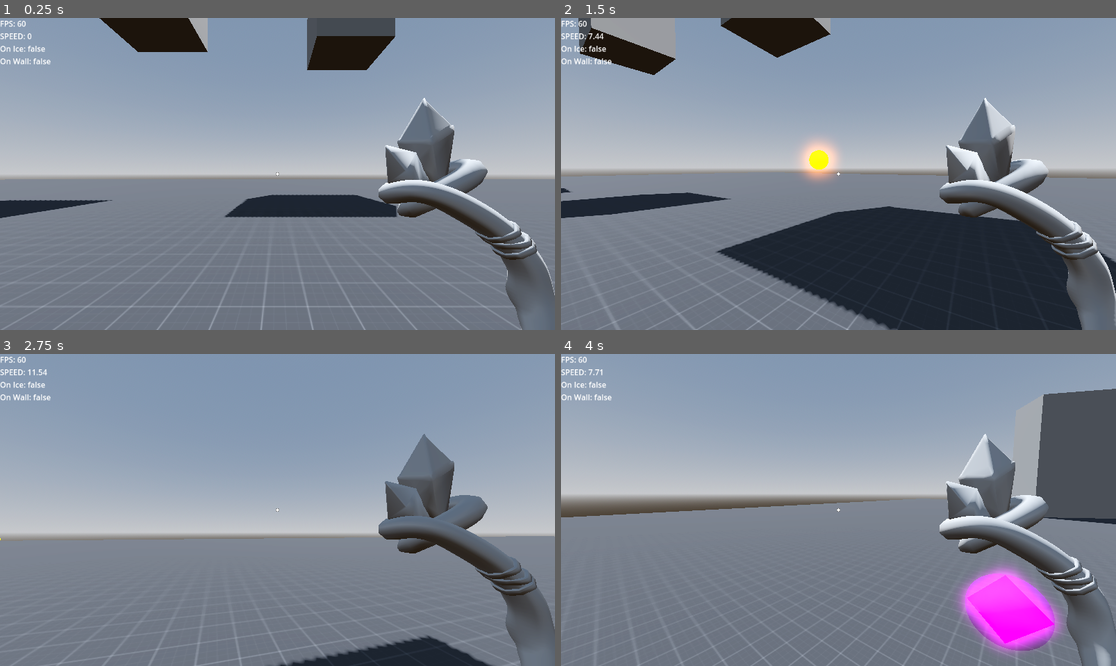
Above: before the commit, frames 1-4 (two rows, left to right).
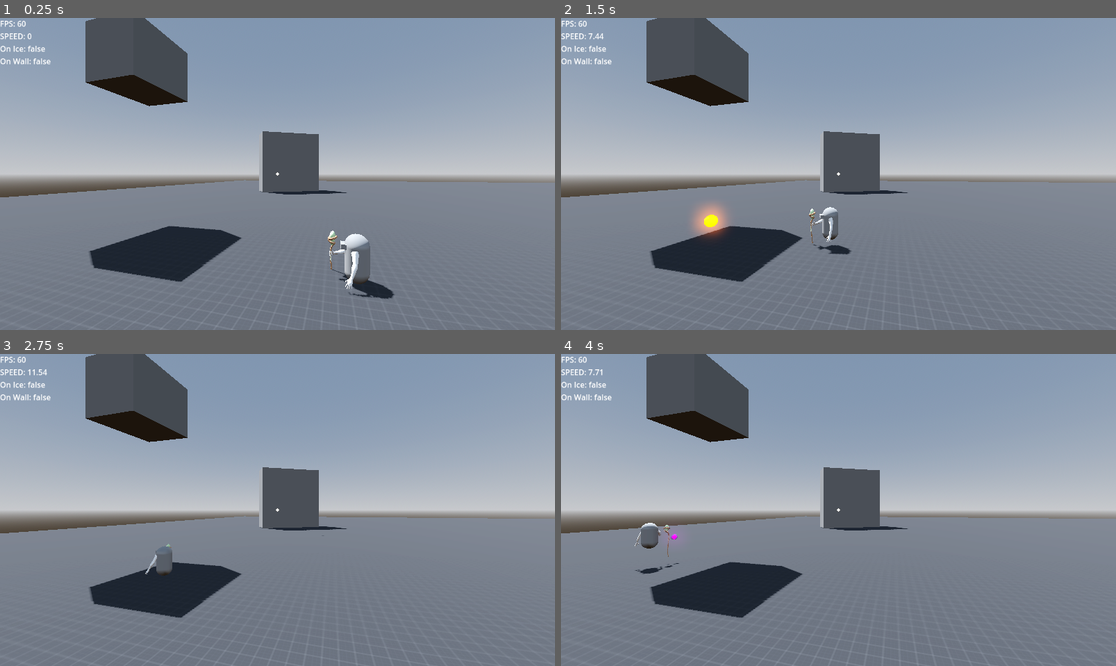
Above: after the commit, the same moments.

Repository: ChrisMuray/MovementMage
Game: Godot game, scene res://Levels/Sandbox.tscn
Two runs of this game, one before a commit and one after it. Both use one fixed random seed, a clock stepped at 60 frames per second and the inputs below.
Inputs (mouse positions are in pixels of both pictures, inside the frame that each line leads up to):
- Up to frame 1 (0.25 s): no input
- Up to frame 2 (1.5 s): tap Enter at 0.5 s; move the mouse to (866, 174) at 0.52 s; hold Ctrl (crouch) 0.53-1.28 s; hold W (move_forward) from 0.53 s (still down); tap Space (jump) at 0.77 s; move the mouse to (810, 174) at 1.27 s; tap F (fireball) at 1.35 s
- Up to frame 3 (2.75 s): keep holding W (move_forward); tap Space (jump) at 1.52 s; move the mouse to (288, 503) at 2.02 s; press the mouse at (288, 503) at 2.03 s
- Up to frame 4 (4 s): keep holding W (move_forward); move the mouse to (832, 516) at 2.77 s; release the mouse at (832, 516) at 2.78 s; right-click (832, 516) at 2.85 s; tap Space (jump) at 3.02, 3.77 s; move the mouse to (877, 513) at 3.52 s; tap R (repulse) at 3.6 s

The runs differ from the first frame. In frame 1, 24% of the frame differs, in the area x 0-100%, y 0-100%; in frame 2, 41%; in frame 3, 24%; in frame 4, 30%.

Commit message:
wand and arms

Diff:
--- a/Levels/Sandbox.tscn
+++ b/Levels/Sandbox.tscn
@@ -88,3 +88,4 @@
 
 [node name="Camera3D" type="Camera3D" parent="."]
 transform = Transform3D(0.258819, 0, -0.965926, 0, 1, 0, 0.965926, 0, 0.258819, 18, 5, 0)
+current = true
--- a/Player/Player.gd
+++ b/Player/Player.gd
@@ -129,9 +129,6 @@
 			velocity.x = hv.x
 			velocity.z = hv.z
 
-
-
-
 	## ABILITIES
 	if Input.is_action_just_pressed("fireball"):
 		shoot(fireball_scene)
--- a/Player/Player.tscn
+++ b/Player/Player.tscn
@@ -6,6 +6,7 @@
 [ext_resource type="PackedScene" uid="uid://ditllddlclp58" path="res://Fireball/Fireball.tscn" id="3_lujqw"]
 [ext_resource type="PackedScene" uid="uid://10fnp841kyh0" path="res://Repulsor/Repulsor.tscn" id="4_hgjck"]
 [ext_resource type="PackedScene" uid="uid://ckeoa2fi7ff3f" path="res://Player/Staff.tscn" id="5_d7anl"]
+[ext_resource type="PackedScene" uid="uid://cs5roo6w80cj2" path="res://Assets/Models/TestMage.glb" id="6_c33f7"]
 
 [sub_resource type="CapsuleMesh" id="CapsuleMesh_nppyd"]
 
@@ -55,7 +56,39 @@
 collide_with_areas = true
 
 [node name="Staff" parent="CameraPivot/Camera3D" instance=ExtResource("5_d7anl")]
-transform = Transform3D(0.469846, -0.17101, 0, 0.168412, 0.462708, 0.0868241, -0.0296956, -0.0815879, 0.492404, 1, -0.7, -0.7)
+transform = Transform3D(-0.497637, -0.047917, -0.0078537, -0.0479229, 0.497698, 0, 0.00781755, 0.000752744, -0.499938, 0.896, -1.011, -0.987)
+
+[node name="TestMage" parent="CameraPivot/Camera3D" instance=ExtResource("6_c33f7")]
+transform = Transform3D(-0.5, 0, 4.37114e-08, 0, 0.5, 0, -4.37114e-08, 0, -0.5, 0, -0.766, -0.141)
+
+[node name="BoneRot" parent="CameraPivot/Camera3D/TestMage" index="0"]
+transform = Transform3D(1, 0, -5.86198e-14, 0, 1, 0, -1.77636e-15, 0, 1, 8.52651e-14, -8.9407e-08, -3)
+
+[node name="Skeleton3D" parent="CameraPivot/Camera3D/TestMage/Armature" index="0"]
+bones/1/rotation = Quaternion(-0.0345761, 0.0175281, 0.963638, -0.264384)
+bones/24/rotation = Quaternion(0.0759629, 0.38101, 0.902421, 0.186273)
+bones/25/rotation = Quaternion(0.360833, -0.0417814, 0.177004, 0.914726)
+bones/26/rotation = Quaternion(0.0532888, -0.00533679, -0.0912217, 0.994389)
+bones/28/rotation = Quaternion(0.621708, 0.0249173, -0.0886541, 0.777816)
+bones/29/rotation = Quaternion(0.646064, 0.089717, 0.0427959, 0.756783)
+bones/30/rotation = Quaternion(0.653817, 0.080149, -0.00609807, 0.752371)
+bones/31/rotation = Quaternion(-0.366786, -0.647314, -0.370343, 0.556146)
+bones/32/rotation = Quaternion(0.085221, -0.035419, -0.0311647, 0.995245)
+bones/35/rotation = Quaternion(0.588128, -0.0055949, -0.122792, 0.799372)
+bones/36/rotation = Quaternion(0.657186, 0.0866032, -0.0302403, 0.748126)
+bones/37/rotation = Quaternion(0.609989, 0.0554385, -0.00144077, 0.790467)
+bones/39/rotation = Quaternion(0.641055, -0.00134949, -0.134857, 0.755553)
+bones/40/rotation = Quaternion(0.623824, 0.055507, -0.00330927, 0.779585)
+bones/41/rotation = Quaternion(0.679014, 0.109468, 0.00337387, 0.72591)
+bones/43/rotation = Quaternion(0.630519, 0.0409763, -0.0379682, 0.774161)
+bones/44/rotation = Quaternion(0.636749, 0.0220574, 0.015041, 0.770609)
+bones/45/rotation = Quaternion(0.595433, 0.0129469, -0.00476231, 0.803286)
+bones/46/rotation = Quaternion(0.488862, -0.513462, 0.414835, 0.570335)
+bones/50/position = Vector3(-0.731782, 0.539549, 1.55061)
+bones/50/rotation = Quaternion(0.0739177, 0.246368, 0.96617, 0.0188486)
+
+[node name="AnimationPlayer" parent="CameraPivot/Camera3D/TestMage" index="3"]
+speed_scale = 6.0
 
 [node name="CenterContainer" type="CenterContainer" parent="."]
 anchors_preset = 15
@@ -78,3 +111,5 @@
 
 [node name="GrapplePath" type="Path3D" parent="CenterOfMass"]
 curve = SubResource("Curve3D_mlhq2")
+
+[editable path="CameraPivot/Camera3D/TestMage"]
--- a/Player/Staff.tscn
+++ b/Player/Staff.tscn
@@ -1,9 +1,8 @@
 [gd_scene load_steps=2 format=3 uid="uid://ckeoa2fi7ff3f"]
 
-[ext_resource type="ArrayMesh" uid="uid://hbn7av84wg3h" path="res://Assets/Models/staffnotextures.obj" id="1_8fbsx"]
+[ext_resource type="PackedScene" uid="uid://bih45lj5yg1ha" path="res://Assets/Models/StaffTest.glb" id="1_47v03"]
 
 [node name="Staff" type="Node3D"]
+transform = Transform3D(1, 0, 0, 0, 1, 0, 0, 0, 1, 0, -0.293667, -0.124586)
 
-[node name="Staffnotextures" type="MeshInstance3D" parent="."]
-transform = Transform3D(1, 0, 0, 0, 1, 0, 0, 0, 1, 0.437522, -2.87059, -2.49548)
-mesh = ExtResource("1_8fbsx")
+[node name="StaffTest" parent="." instance=ExtResource("1_47v03")]
Binary file added: Assets/Models/StaffTest.glb
Not shown, added: Assets/Models/StaffTest.glb.import
Binary file added: Assets/Models/StaffTest_staffwood.jpg
Not shown, added: Assets/Models/StaffTest_staffwood.jpg.import
Binary file added: Assets/Models/TestMage.glb
Not shown, added: Assets/Models/TestMage.glb.import
Not shown: 1 places in Player/Player.tscn that only renumber resources
